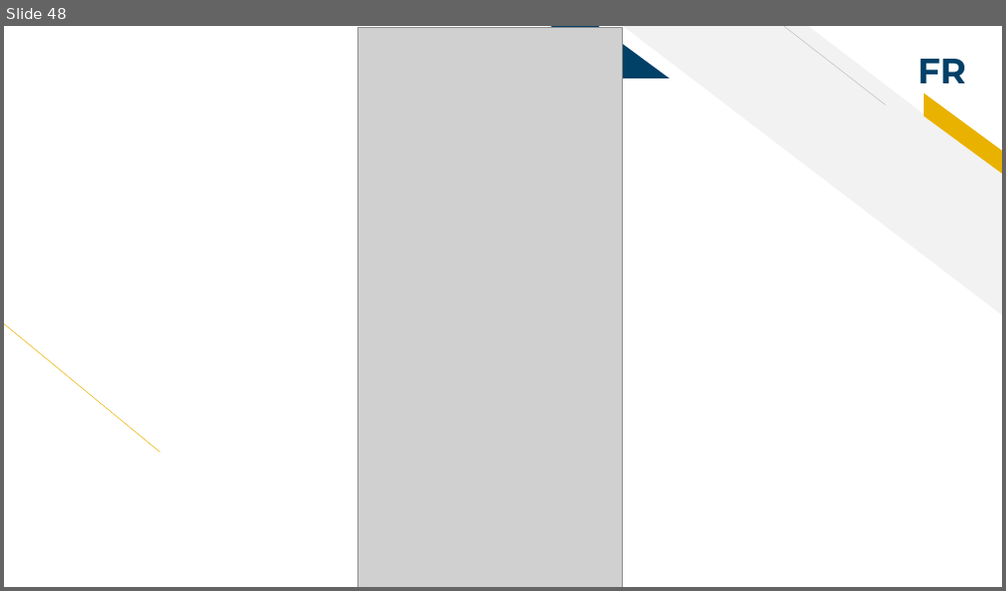
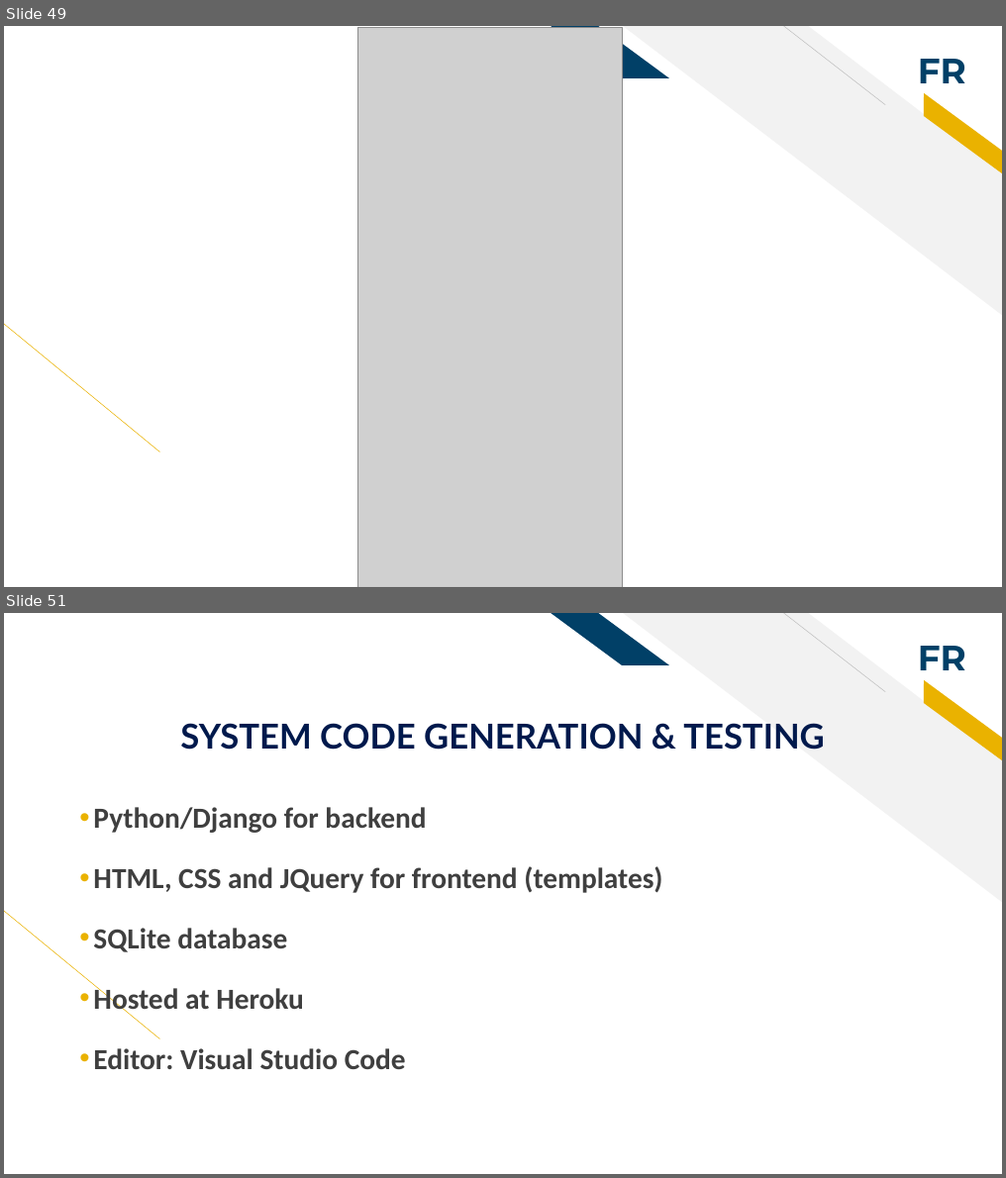
Before and after one commit to WanguiK/synthetica, a slide deck: Deck.pptx. Shown one above the other, each under a label of ours: slide 48 before the commit, slides 49 and 51 after it; the slides between them are not shown. The pictures are 1006x591 and 1006x1178 pixels, drawn with LibreOffice and Linux fonts; fonts in the diff are those of the drawing; grey boxes stand for pictures. Boxes give left, top, right and bottom in pixels: in the first picture for what was removed or moved away, otherwise in the second. Text is boxed around its words. In the diff, an @@ line names an element or a change of style, - is before the commit and + after.

```diff
--- a/Deck.pptx
+++ b/Deck.pptx
@@ slide 51 added at box(4, 613, 1002, 1174), background #FFFFFF; not listed: 6 template elements that a slide beside it also shows @@
@@ title added at box(180, 723, 825, 750), 33 pt, text #00194C, bold @@
+SYSTEM CODE GENERATION & TESTING
@@ text added at box(93, 807, 662, 1069), 28 pt, text #3F3F3F, bold @@
+• Python/Django for backend
+• HTML, CSS and JQuery for frontend (templates)
+• SQLite database
+• Hosted at Heroku
+• Editor: Visual Studio Code
@@ what was slide 48 is now slide 49 @@
```
Also in this commit, not shown: 2 slides changed, 28 other slides added, 8 other files.
